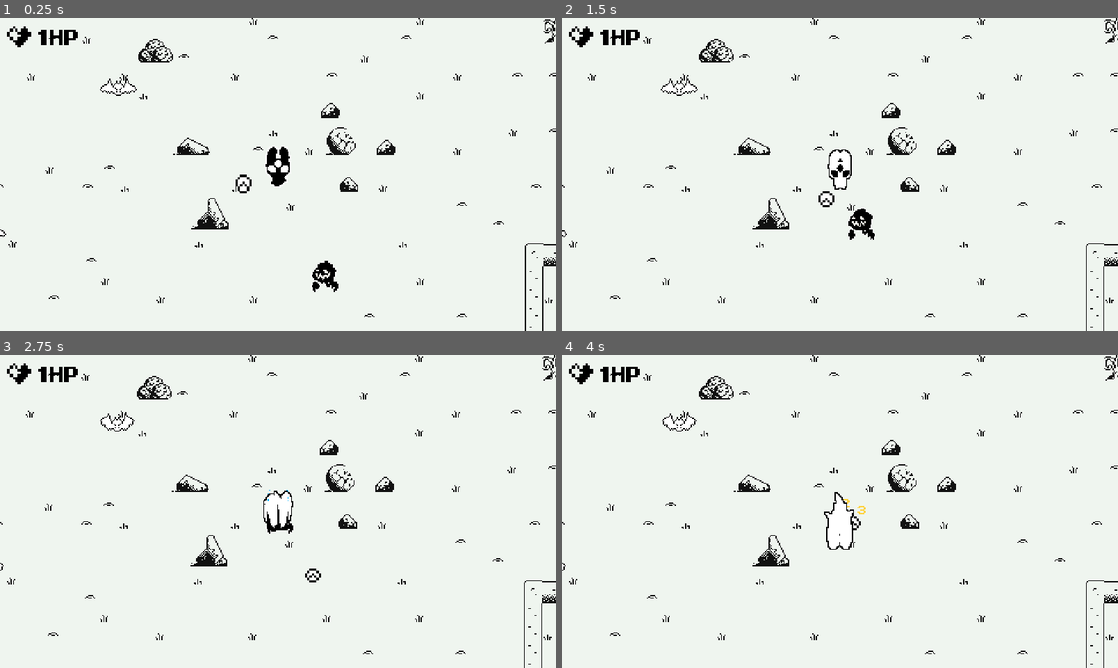
Above: before the commit, frames 1-4 (two rows, left to right).
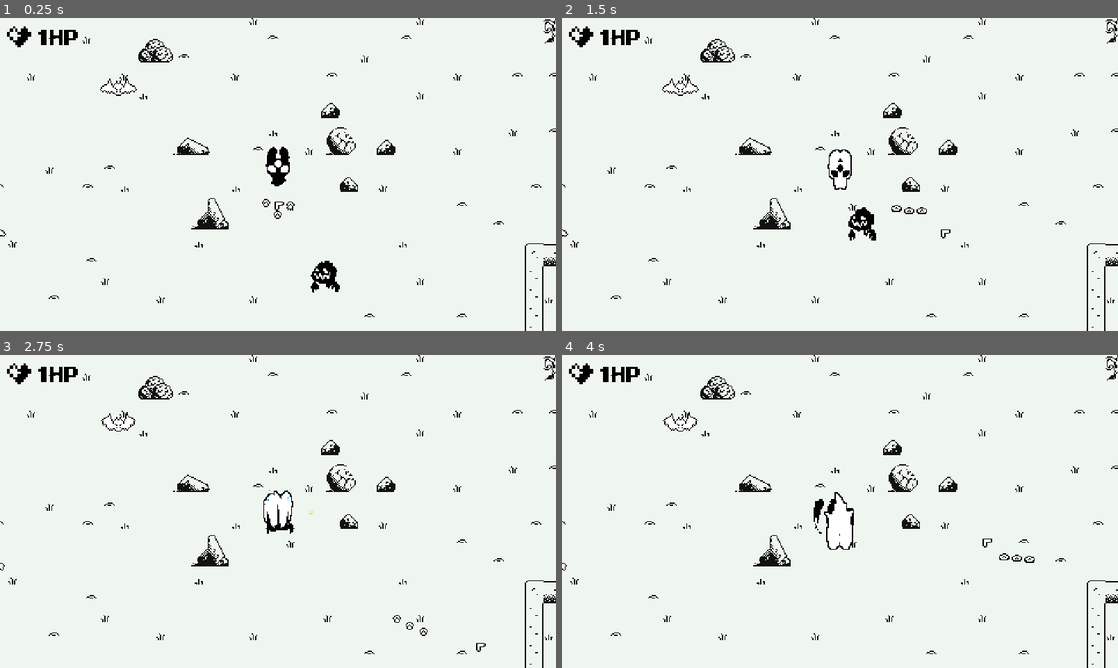
Above: after the commit, the same moments.

Repository: barssbekk/motherBaby
Game: Godot game, scene res://game.tscn
Same seed, same stepped clock (60 frames per second), same inputs: the game is played once before the commit and once after it.
Inputs:
- Up to frame 1 (0.25 s): no input
- Up to frame 2 (1.5 s): hold Right (arrow_right) 0.53-1.28 s; hold Down (arrow_down) from 1.28 s (still down)
- Up to frame 3 (2.75 s): release Down (arrow_down) at 2.03 s; hold Right (arrow_right) from 2.03 s (still down)
- Up to frame 4 (4 s): release Right (arrow_right) at 2.78 s; hold Up (arrow_up) 2.78-3.53 s; hold Left (arrow_left) from 3.53 s (still down)

The runs differ from the first frame. In frame 1, 0.2% of the frame differs, in the area x 42-62%, y 50-88%; in frame 2, 2.0%; in frame 3, 1.9%; in frame 4, 2.0%, in the area x 0-100%, y 0-100%.

Commit message:
+babies

Diff:
--- a/game.tscn
+++ b/game.tscn
@@ -1,9 +1,10 @@
-[gd_scene load_steps=11 format=4 uid="uid://d12xnn6slwj61"]
+[gd_scene load_steps=12 format=4 uid="uid://d12xnn6slwj61"]
 
 [ext_resource type="PackedScene" uid="uid://cpijbgtfhbkqm" path="res://scenes/player.tscn" id="1_1iqdn"]
-[ext_resource type="PackedScene" uid="uid://d26vwd4g3x0x8" path="res://scenes/baby.tscn" id="2_2kw0m"]
+[ext_resource type="PackedScene" uid="uid://d26vwd4g3x0x8" path="res://scenes/babyPointer.tscn" id="2_2kw0m"]
 [ext_resource type="PackedScene" uid="uid://fsbt5n1jq4op" path="res://scenes/ghost.tscn" id="2_h1rdq"]
 [ext_resource type="Texture2D" uid="uid://bnek1nseml03" path="res://assets/sprites/Ws.png" id="3_cshby"]
+[ext_resource type="PackedScene" uid="uid://niq4fy4fcyk2" path="res://scenes/baby2.tscn" id="4_onlnk"]
 [ext_resource type="PackedScene" uid="uid://cjd54imge5fr" path="res://scenes/ui.tscn" id="4_vymbv"]
 [ext_resource type="PackedScene" uid="uid://f16y3mfyq1bv" path="res://scenes/mob.tscn" id="5_6v7r2"]
 [ext_resource type="PackedScene" uid="uid://cecs6qhlrb7t" path="res://scenes/skeleton_mob.tscn" id="6_7ukaa"]
@@ -308,9 +309,19 @@
 position = Vector2(-79, -125)
 collision_mask = 2
 
-[node name="Baby" parent="." instance=ExtResource("2_2kw0m")]
-z_index = 3
-position = Vector2(29, -44)
+[node name="BabyPointer" parent="." instance=ExtResource("2_2kw0m")]
+position = Vector2(58, -26)
+
+[node name="Node" type="Node" parent="."]
+
+[node name="Baby2" parent="Node" instance=ExtResource("4_onlnk")]
+position = Vector2(59, -11)
+
+[node name="Baby3" parent="Node" instance=ExtResource("4_onlnk")]
+position = Vector2(32, -25)
+
+[node name="Baby4" parent="Node" instance=ExtResource("4_onlnk")]
+position = Vector2(90, -21)
 
 [node name="TileMapLayer" type="TileMapLayer" parent="."]
 position = Vector2(0, 28)
--- a/project.godot
+++ b/project.godot
@@ -28,6 +28,10 @@
 window/stretch/mode="viewport"
 window/stretch/aspect="expand"
 window/stretch/scale_mode="integer"
+
+[global_group]
+
+BabyPointer=""
 
 [input]
 
--- a/scenes/baby.tscn
+++ /dev/null
@@ -1,92 +0,0 @@
-[gd_scene load_steps=14 format=3 uid="uid://d26vwd4g3x0x8"]
-
-[ext_resource type="Script" path="res://scripts/babyMovement.gd" id="1_sjrgl"]
-[ext_resource type="Texture2D" uid="uid://bplnrh7j6k0ug" path="res://assets/sprites/BabehAnims.png" id="2_f4uj0"]
-[ext_resource type="PackedScene" uid="uid://24q08luwhx6e" path="res://scenes/damageComponent.tscn" id="3_sw05m"]
-[ext_resource type="PackedScene" uid="uid://bwdbnj13eriax" path="res://scenes/healthComponent.tscn" id="4_b0ypn"]
-[ext_resource type="PackedScene" uid="uid://dc4xfsgjukcbm" path="res://scenes/hitboxComponent.tscn" id="4_orrqr"]
-
-
-[sub_resource type="RectangleShape2D" id="RectangleShape2D_aicay"]
-size = Vector2(5, 10)
-
-[sub_resource type="AtlasTexture" id="AtlasTexture_d0n4o"]
-atlas = ExtResource("2_f4uj0")
-region = Rect2(0, 0, 42, 42)
-
-[sub_resource type="AtlasTexture" id="AtlasTexture_6bo0e"]
-atlas = ExtResource("2_f4uj0")
-region = Rect2(42, 0, 42, 42)
-
-[sub_resource type="AtlasTexture" id="AtlasTexture_yyjyc"]
-atlas = ExtResource("2_f4uj0")
-region = Rect2(84, 0, 42, 42)
-
-[sub_resource type="AtlasTexture" id="AtlasTexture_p3k6m"]
-atlas = ExtResource("2_f4uj0")
-region = Rect2(126, 0, 42, 42)
-
-[sub_resource type="AtlasTexture" id="AtlasTexture_hcrl8"]
-atlas = ExtResource("2_f4uj0")
-region = Rect2(168, 0, 42, 42)
-
-[sub_resource type="SpriteFrames" id="SpriteFrames_hxlul"]
-animations = [{
-"frames": [{
-"duration": 1.0,
-"texture": SubResource("AtlasTexture_d0n4o")
-}, {
-"duration": 1.0,
-"texture": SubResource("AtlasTexture_6bo0e")
-}, {
-"duration": 1.0,
-"texture": SubResource("AtlasTexture_yyjyc")
-}, {
-"duration": 1.0,
-"texture": SubResource("AtlasTexture_p3k6m")
-}, {
-"duration": 1.0,
-"texture": SubResource("AtlasTexture_hcrl8")
-}],
-"loop": true,
-"name": &"default",
-"speed": 5.0
-}]
-
-[sub_resource type="CircleShape2D" id="CircleShape2D_fum20"]
-radius = 6.5
-
-[node name="Baby" type="CharacterBody2D"]
-collision_layer = 2
-collision_mask = 7
-script = ExtResource("1_sjrgl")
-
-[node name="CollisionShape2D" type="CollisionShape2D" parent="."]
-visible = false
-position = Vector2(0.5, 0)
-shape = SubResource("RectangleShape2D_aicay")
-
-[node name="AnimatedSprite2D" type="AnimatedSprite2D" parent="."]
-position = Vector2(3, -1)
-scale = Vector2(2, 2)
-sprite_frames = SubResource("SpriteFrames_hxlul")
-autoplay = "default"
-frame_progress = 0.755518
-
-[node name="damageComponent" parent="." instance=ExtResource("3_sw05m")]
-new_attack_damage = 2
-
-[node name="HealthComponent" parent="." instance=ExtResource("4_b0ypn")]
-max_Health = 20
-
-[node name="HitboxComponent" parent="." node_paths=PackedStringArray("health_component") instance=ExtResource("4_orrqr")]
-collision_layer = 2
-collision_mask = 4
-health_component = NodePath("../HealthComponent")
-
-[node name="CollisionShape2D" type="CollisionShape2D" parent="HitboxComponent"]
-position = Vector2(0.5, 0)
-shape = SubResource("CircleShape2D_fum20")
-
-[connection signal="area_entered" from="HitboxComponent" to="damageComponent" method="_on_hitbox_component_area_entered"]
-[connection signal="area_exited" from="HitboxComponent" to="damageComponent" method="_on_hitbox_component_area_exited"]
--- /dev/null
+++ b/scenes/baby2.tscn
@@ -0,0 +1,81 @@
+[gd_scene load_steps=13 format=3 uid="uid://niq4fy4fcyk2"]
+
+[ext_resource type="Texture2D" uid="uid://4xav145r0ddl" path="res://assets/sprites/baby_64.png" id="1_b0fc7"]
+[ext_resource type="Script" path="res://scripts/babyFollow.gd" id="1_qawfg"]
+[ext_resource type="PackedScene" uid="uid://24q08luwhx6e" path="res://scenes/damageComponent.tscn" id="2_2srdh"]
+[ext_resource type="PackedScene" uid="uid://bwdbnj13eriax" path="res://scenes/healthComponent.tscn" id="3_ayao1"]
+[ext_resource type="PackedScene" uid="uid://dc4xfsgjukcbm" path="res://scenes/hitboxComponent.tscn" id="4_gmwrd"]
+
+[sub_resource type="RectangleShape2D" id="RectangleShape2D_mw2re"]
+size = Vector2(10, 10)
+
+[sub_resource type="AtlasTexture" id="AtlasTexture_kq158"]
+atlas = ExtResource("1_b0fc7")
+region = Rect2(0, 0, 64, 64)
+
+[sub_resource type="AtlasTexture" id="AtlasTexture_5kjfa"]
+atlas = ExtResource("1_b0fc7")
+region = Rect2(64, 0, 64, 64)
+
+[sub_resource type="AtlasTexture" id="AtlasTexture_i07t1"]
+atlas = ExtResource("1_b0fc7")
+region = Rect2(192, 0, 64, 64)
+
+[sub_resource type="AtlasTexture" id="AtlasTexture_mq25m"]
+atlas = ExtResource("1_b0fc7")
+region = Rect2(256, 0, 64, 64)
+
+[sub_resource type="SpriteFrames" id="SpriteFrames_j5k3a"]
+animations = [{
+"frames": [{
+"duration": 1.0,
+"texture": SubResource("AtlasTexture_kq158")
+}, {
+"duration": 1.0,
+"texture": SubResource("AtlasTexture_5kjfa")
+}, {
+"duration": 1.0,
+"texture": SubResource("AtlasTexture_i07t1")
+}, {
+"duration": 1.0,
+"texture": SubResource("AtlasTexture_mq25m")
+}],
+"loop": true,
+"name": &"default",
+"speed": 5.0
+}]
+
+[sub_resource type="CircleShape2D" id="CircleShape2D_vxuum"]
+
+[node name="Baby2" type="CharacterBody2D" node_paths=PackedStringArray("baby")]
+collision_layer = 2
+collision_mask = 6
+script = ExtResource("1_qawfg")
+baby = NodePath(".")
+
+[node name="CollisionShape2D" type="CollisionShape2D" parent="."]
+position = Vector2(0, 1)
+shape = SubResource("RectangleShape2D_mw2re")
+
+[node name="AnimatedSprite2D" type="AnimatedSprite2D" parent="."]
+position = Vector2(-1, -1)
+sprite_frames = SubResource("SpriteFrames_j5k3a")
+autoplay = "default"
+
+[node name="damageComponent" parent="." instance=ExtResource("2_2srdh")]
+new_attack_damage = 2
+
+[node name="HealthComponent" parent="." instance=ExtResource("3_ayao1")]
+max_Health = 20
+
+[node name="HitboxComponent" parent="." node_paths=PackedStringArray("health_component") instance=ExtResource("4_gmwrd")]
+collision_layer = 2
+collision_mask = 4
+health_component = NodePath("../HealthComponent")
+
+[node name="CollisionShape2D" type="CollisionShape2D" parent="HitboxComponent"]
+position = Vector2(-0.5, 0)
+shape = SubResource("CircleShape2D_vxuum")
+
+[connection signal="area_entered" from="HitboxComponent" to="damageComponent" method="_on_hitbox_component_area_entered"]
+[connection signal="area_exited" from="HitboxComponent" to="damageComponent" method="_on_hitbox_component_area_exited"]
--- /dev/null
+++ b/scenes/babyPointer.tscn
@@ -0,0 +1,40 @@
+[gd_scene load_steps=6 format=3 uid="uid://d26vwd4g3x0x8"]
+
+[ext_resource type="Script" path="res://scripts/babyMovement.gd" id="1_sjrgl"]
+[ext_resource type="Texture2D" uid="uid://bm6d1n8mkfuk1" path="res://assets/sprites/ui/pointer_i.png" id="2_sd2fq"]
+
+[sub_resource type="RectangleShape2D" id="RectangleShape2D_aicay"]
+size = Vector2(10, 10)
+
+[sub_resource type="AtlasTexture" id="AtlasTexture_m1xgd"]
+atlas = ExtResource("2_sd2fq")
+region = Rect2(0, 0, 32, 32)
+
+[sub_resource type="SpriteFrames" id="SpriteFrames_hxlul"]
+animations = [{
+"frames": [{
+"duration": 1.0,
+"texture": SubResource("AtlasTexture_m1xgd")
+}],
+"loop": true,
+"name": &"default",
+"speed": 5.0
+}]
+
+[node name="BabyPointer" type="CharacterBody2D" groups=["BabyPointer"]]
+collision_layer = 2
+collision_mask = 7
+script = ExtResource("1_sjrgl")
+
+[node name="CollisionShape2D" type="CollisionShape2D" parent="."]
+top_level = true
+position = Vector2(0, 1)
+shape = SubResource("RectangleShape2D_aicay")
+disabled = true
+
+[node name="AnimatedSprite2D" type="AnimatedSprite2D" parent="."]
+position = Vector2(2, 2)
+scale = Vector2(0.5, 0.5)
+sprite_frames = SubResource("SpriteFrames_hxlul")
+autoplay = "default"
+frame_progress = 0.755518
--- a/scenes/cyclop.tscn
+++ b/scenes/cyclop.tscn
@@ -4,9 +4,9 @@
 [ext_resource type="Texture2D" uid="uid://cbta0kcinw8dm" path="res://assets/sprites/BardHitAnim-Sheet.png" id="1_emel5"]
 [ext_resource type="Texture2D" uid="uid://c7oc8g3rx7aec" path="res://assets/sprites/BardIdleanim-Sheet-export.png" id="2_vnfmp"]
 [ext_resource type="Texture2D" uid="uid://d3xjr36j8wkcj" path="res://assets/sprites/BardWalkanim-Sheet-export.png" id="3_yjswb"]
-[ext_resource type="PackedScene" uid="uid://bwdbnj13eriax" path="res://scenes/HealthComponent.tscn" id="5_3wadi"]
+[ext_resource type="PackedScene" uid="uid://bwdbnj13eriax" path="res://scenes/healthComponent.tscn" id="5_3wadi"]
 [ext_resource type="PackedScene" uid="uid://24q08luwhx6e" path="res://scenes/damageComponent.tscn" id="6_56irx"]
-[ext_resource type="PackedScene" uid="uid://dc4xfsgjukcbm" path="res://scenes/HitboxComponent.tscn" id="7_dl23c"]
+[ext_resource type="PackedScene" uid="uid://dc4xfsgjukcbm" path="res://scenes/hitboxComponent.tscn" id="7_dl23c"]
 
 [sub_resource type="AtlasTexture" id="AtlasTexture_jg40g"]
 atlas = ExtResource("1_emel5")
@@ -233,7 +233,7 @@
 size = Vector2(22, 41.5)
 
 [sub_resource type="RectangleShape2D" id="RectangleShape2D_w01pp"]
-size = Vector2(29, 45)
+size = Vector2(50, 53)
 
 [node name="cyclop" type="CharacterBody2D"]
 collision_layer = 4
@@ -254,7 +254,7 @@
 [node name="DamageComponent" parent="." instance=ExtResource("6_56irx")]
 
 [node name="CollisionShape2D" type="CollisionShape2D" parent="."]
-position = Vector2(0, 0.75)
+position = Vector2(2, 0.75)
 shape = SubResource("RectangleShape2D_dgnp7")
 
 [node name="HitboxComponent" parent="." node_paths=PackedStringArray("health_component") instance=ExtResource("7_dl23c")]
@@ -263,7 +263,7 @@
 health_component = NodePath("../HealthComponent")
 
 [node name="CollisionShape2D" type="CollisionShape2D" parent="HitboxComponent"]
-position = Vector2(-0.5, 0.5)
+position = Vector2(1, 4.5)
 shape = SubResource("RectangleShape2D_w01pp")
 
 [connection signal="skeleton_attack" from="DamageComponent" to="." method="_on_damage_component_skeleton_attack"]
--- a/scenes/ghost.tscn
+++ b/scenes/ghost.tscn
@@ -4,8 +4,8 @@
 [ext_resource type="Texture2D" uid="uid://cknks1ogn8r5d" path="res://assets/sprites/Ghost_Attack_Anim.png" id="1_q6t0d"]
 [ext_resource type="Texture2D" uid="uid://beaa335xyyyis" path="res://assets/sprites/Ghost_Idle_And_Walk_Anims.png" id="2_lvlbt"]
 [ext_resource type="PackedScene" uid="uid://24q08luwhx6e" path="res://scenes/damageComponent.tscn" id="2_nhb6r"]
-[ext_resource type="PackedScene" uid="uid://bwdbnj13eriax" path="res://scenes/HealthComponent.tscn" id="3_nsnx0"]
-[ext_resource type="PackedScene" uid="uid://dc4xfsgjukcbm" path="res://scenes/HitboxComponent.tscn" id="4_t7n6w"]
+[ext_resource type="PackedScene" uid="uid://bwdbnj13eriax" path="res://scenes/healthComponent.tscn" id="3_nsnx0"]
+[ext_resource type="PackedScene" uid="uid://dc4xfsgjukcbm" path="res://scenes/hitboxComponent.tscn" id="4_t7n6w"]
 
 [sub_resource type="RectangleShape2D" id="RectangleShape2D_7jdyc"]
 size = Vector2(30.8824, 36.7647)
@@ -186,7 +186,7 @@
 
 [node name="AnimatedSprite2D" type="AnimatedSprite2D" parent="."]
 z_index = 5
-scale = Vector2(0.600002, 0.600002)
+scale = Vector2(0.64, 0.64)
 sprite_frames = SubResource("SpriteFrames_x5rxy")
 animation = &"attack"
 
--- a/scenes/mob.tscn
+++ b/scenes/mob.tscn
@@ -1,14 +1,15 @@
 [gd_scene load_steps=26 format=3 uid="uid://f16y3mfyq1bv"]
 
 [ext_resource type="Script" path="res://scripts/mob.gd" id="1_rurde"]
-[ext_resource type="PackedScene" uid="uid://dc4xfsgjukcbm" path="res://scenes/HitboxComponent.tscn" id="2_ser45"]
+[ext_resource type="PackedScene" uid="uid://dc4xfsgjukcbm" path="res://scenes/hitboxComponent.tscn" id="2_ser45"]
 [ext_resource type="Texture2D" uid="uid://nexgo6ummtnc" path="res://assets/sprites/enemy_bat_fangs_fixed.png" id="2_tletk"]
-[ext_resource type="PackedScene" uid="uid://bwdbnj13eriax" path="res://scenes/HealthComponent.tscn" id="3_l22xe"]
+[ext_resource type="PackedScene" uid="uid://bwdbnj13eriax" path="res://scenes/healthComponent.tscn" id="3_l22xe"]
 [ext_resource type="Texture2D" uid="uid://bfcols53tlcg0" path="res://assets/sprites/enemy_bat_fixed.png" id="3_rsoji"]
 [ext_resource type="PackedScene" uid="uid://24q08luwhx6e" path="res://scenes/damageComponent.tscn" id="5_awbk0"]
 
 [sub_resource type="CapsuleShape2D" id="CapsuleShape2D_8a00q"]
-radius = 7.0
+radius = 8.0
+height = 32.0
 
 [sub_resource type="AtlasTexture" id="AtlasTexture_mohwa"]
 atlas = ExtResource("2_tletk")
@@ -146,6 +147,8 @@
 }]
 
 [sub_resource type="CapsuleShape2D" id="CapsuleShape2D_cv2ch"]
+radius = 15.0
+height = 35.0
 
 [node name="Mob" type="CharacterBody2D"]
 collision_layer = 4
@@ -153,15 +156,14 @@
 script = ExtResource("1_rurde")
 
 [node name="CollisionShape2D" type="CollisionShape2D" parent="."]
-visible = false
-position = Vector2(0, -3)
+position = Vector2(0, -1)
 rotation = -1.5708
 shape = SubResource("CapsuleShape2D_8a00q")
 
 [node name="AnimatedSprite2D" type="AnimatedSprite2D" parent="."]
 z_index = 5
 sprite_frames = SubResource("SpriteFrames_wadc6")
-animation = &"hurt"
+animation = &"idle"
 autoplay = "idle"
 
 [node name="HealthComponent" parent="." instance=ExtResource("3_l22xe")]
@@ -181,5 +183,5 @@
 scale = Vector2(0.84, 1)
 shape = SubResource("CapsuleShape2D_cv2ch")
 
-[connection signal="area_entered" from="HitboxComponent" to="Damage_component" method="_on_hitbox_component_area_entered"]
-[connection signal="area_exited" from="HitboxComponent" to="Damage_component" method="_on_hitbox_component_area_exited"]
+[connection signal="area_entered" from="HitboxComponent" to="damage_component" method="_on_hitbox_component_area_entered"]
+[connection signal="area_exited" from="HitboxComponent" to="damage_component" method="_on_hitbox_component_area_exited"]
--- a/scenes/player.tscn
+++ b/scenes/player.tscn
@@ -5,8 +5,8 @@
 [ext_resource type="Texture2D" uid="uid://bq4g6h8yh20qp" path="res://assets/sprites/MotherIdleAnims.png" id="2_vcn84"]
 [ext_resource type="Texture2D" uid="uid://d2jw1wf6lfehn" path="res://assets/sprites/MotherDeathAnims.png" id="3_2hkdt"]
 [ext_resource type="Texture2D" uid="uid://d4ea5agow1vd0" path="res://assets/sprites/MotherRunAnims.png" id="3_26h0w"]
-[ext_resource type="PackedScene" uid="uid://dc4xfsgjukcbm" path="res://scenes/HitboxComponent.tscn" id="6_devl0"]
-[ext_resource type="PackedScene" uid="uid://bwdbnj13eriax" path="res://scenes/HealthComponent.tscn" id="7_3xmlx"]
+[ext_resource type="PackedScene" uid="uid://dc4xfsgjukcbm" path="res://scenes/hitboxComponent.tscn" id="6_devl0"]
+[ext_resource type="PackedScene" uid="uid://bwdbnj13eriax" path="res://scenes/healthComponent.tscn" id="7_3xmlx"]
 
 [sub_resource type="AtlasTexture" id="AtlasTexture_83wq4"]
 atlas = ExtResource("2_4keos")
@@ -410,7 +410,7 @@
 
 [node name="Player" type="CharacterBody2D"]
 z_index = 4
-collision_mask = 7
+collision_mask = 5
 motion_mode = 1
 script = ExtResource("1_oy3nk")
 
--- a/scenes/singletons/damageNumbers.tscn
+++ b/scenes/singletons/damageNumbers.tscn
@@ -4,7 +4,3 @@
 
 [node name="DamageNumbers" type="Node2D"]
 script = ExtResource("1_y4lcd")
-
-[node name="Label" type="Label" parent="."]
-offset_right = 40.0
-offset_bottom = 23.0
--- /dev/null
+++ b/scripts/babyFollow.gd
@@ -0,0 +1,20 @@
+extends CharacterBody2D
+
+@export var baby : CharacterBody2D
+@export var movement_speed : float = 80
+var pointer : CharacterBody2D
+
+func _ready() -> void:
+	pointer = get_tree().get_first_node_in_group("BabyPointer")
+
+func _physics_process(delta: float) -> void:
+	var direction = pointer.global_position - baby.global_position
+	if direction.length() > 10:
+		baby.velocity = direction.normalized() * movement_speed
+	else:
+		baby.velocity = Vector2()
+
+	move_and_slide()
+
+func die():
+	queue_free()
--- a/scripts/babyMovement.gd
+++ b/scripts/babyMovement.gd
@@ -1,6 +1,6 @@
 extends CharacterBody2D
 
-@export var movement_speed : float = 60
+@export var movement_speed : float = 120
 var character_direction : Vector2
 
 func _physics_process(delta: float) -> void:
@@ -26,6 +26,3 @@
 		#if %mamaSprite.animation != "Idle": %mamaSprite.animation = "Idle"
 
 	move_and_slide()
-
-func die():
-	queue_free()
--- a/scripts/damage_component.gd
+++ b/scripts/damage_component.gd
@@ -8,16 +8,22 @@
 #Damage over time while in range
 func _on_hitbox_component_area_entered(area: Area2D) -> void:
 	attacks_left = max_attacks
+	var entity_alive := is_instance_valid(area) #checks if attcked entity is still active, otherwise calling has_method will crash
 	while attacks_left > 0:
-		if area.has_method("damage"):
-			var attack = Attack.new()
-			attack.attack_damage = new_attack_damage
-			area.damage(attack)
-			print(get_parent().name + "'s attack did " + str(attack.attack_damage) + " damage!")
-			attacks_left -= 1
-			#print(attacks_left + "attacks left.")
-			emit_signal("skeleton_attack")
-			await get_tree().create_timer(1.0).timeout #One second delay between attacks
+		if entity_alive == true:
+			if area.has_method("damage"):  #will occasionaly crash if you dont check is_instance_valid()
+				var attack = Attack.new()
+				attack.attack_damage = new_attack_damage
+				area.damage(attack)
+				print(get_parent().name + "'s attack did " + str(attack.attack_damage) + " damage!")
+				attacks_left -= 1
+				#print(attacks_left + "attacks left.")
+				emit_signal("skeleton_attack")
+				entity_alive = is_instance_valid(area) #update entity alive check
+				if entity_alive == false or attacks_left < 1:
+					print("LOOP BROKEN")
+					break
+				await get_tree().create_timer(1.0).timeout #One second delay between attacks
 
 #Stop Damage over time when exitting range
 func _on_hitbox_component_area_exited(area: Area2D) -> void:
--- a/scripts/damage_numbers.gd
+++ b/scripts/damage_numbers.gd
@@ -28,9 +28,11 @@
 
 	var tween = get_tree().create_tween()  #Scale and movement animations
 	tween.set_parallel(true)
-	tween.tween_property(number, "position:y", number.position.y - 24, 0.25).set_ease(Tween.EASE_OUT)
-	tween.tween_property(number, "position:y", number.position.y, 0.5).set_ease(Tween.EASE_IN).set_delay(0.25)
-	tween.tween_property(number, "scale", Vector2.ZERO, 0.25).set_ease(Tween.EASE_IN).set_delay(0.5)
+	tween.tween_property(number, "position:y", number.position.y - 24, 0.25).set_trans(Tween.TRANS_SPRING).set_ease(Tween.EASE_OUT)
+	tween.tween_property(number, "position:y", number.position.y, 0.5).set_trans(Tween.TRANS_SPRING).set_ease(Tween.EASE_IN).set_delay(0.25)
+	tween.tween_property(number, "scale", Vector2.ZERO, 0.25).set_trans(Tween.TRANS_SPRING).set_ease(Tween.EASE_IN).set_delay(0.5)
+	tween.tween_property(number, "position:x", number.position.x + 24, 1.5).set_trans(Tween.TRANS_SPRING).set_ease(Tween.EASE_OUT)
+
 
 	await tween.finished
 	number.queue_free()
Binary file added: assets/sprites/baby_64.png
Not shown, added: assets/sprites/baby_64.png.import
Binary file added: assets/sprites/ui/pointer_i.png
Not shown, added: assets/sprites/ui/pointer_i.png.import
